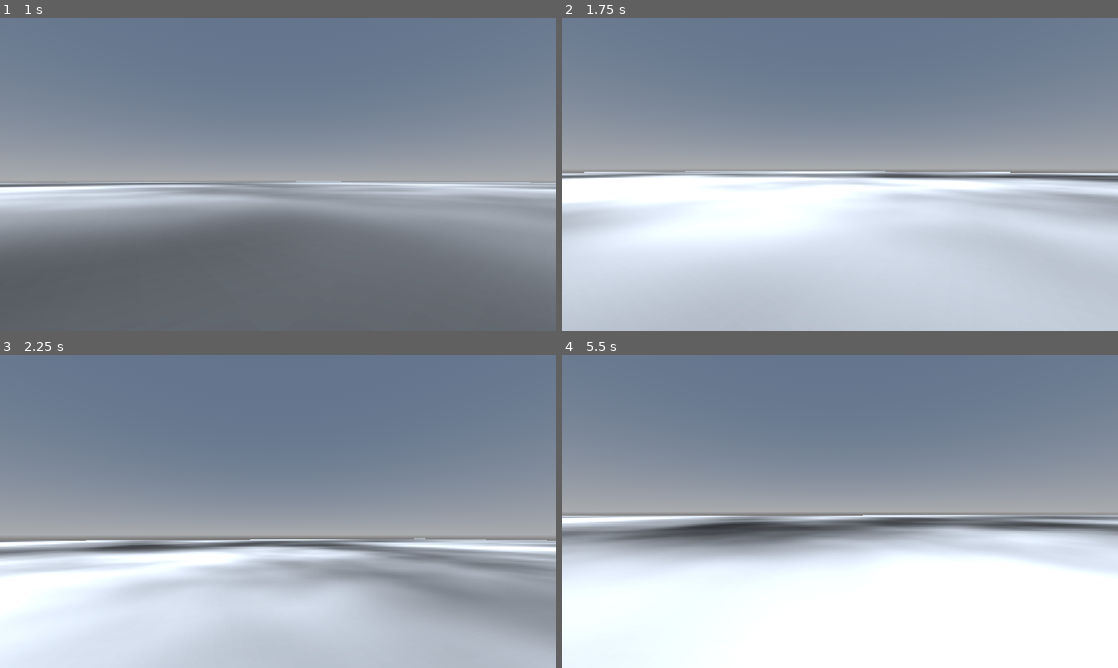
Above: before the commit, frames 1-4 (two rows, left to right).
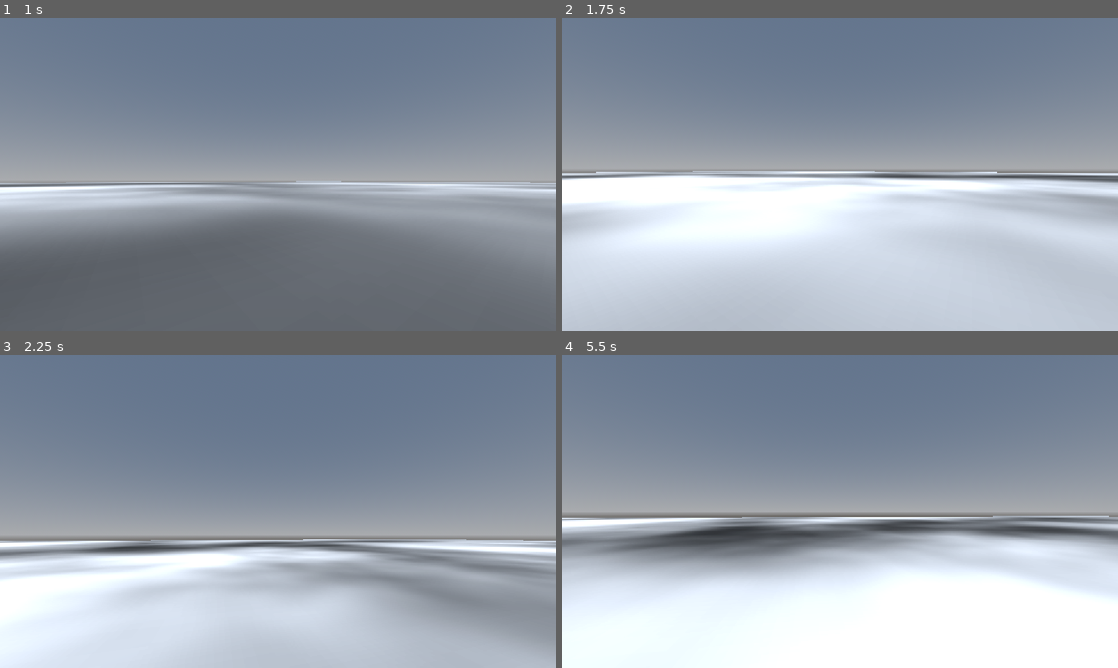
Above: after the commit, the same moments.

Repository: JoshuahMi/BasicRpgGodot
Game: Godot game, scene res://Elements/Levels/BasicRpgLevelTest.tscn
Two runs of this game, one before a commit and one after it. Both use one fixed random seed, a clock stepped at 60 frames per second and the inputs below.
Inputs (mouse positions are in pixels of both pictures, inside the frame that each line leads up to):
- Up to frame 1 (1 s): move the mouse to (305, 174) at 0.52 s; hold W (MoveForward) from 0.53 s (still down); hold Shift (Sprint) from 0.53 s (still down); tap Space (Jump) at 0.77 s
- Up to frame 2 (1.75 s): keep holding W (MoveForward); tap Enter at 1.25 s; move the mouse to (812, 174) at 1.27 s; release Shift (Sprint) at 1.28 s; tap C (Test) at 1.35 s; tap Space (Jump) at 1.52 s
- Up to frame 3 (2.25 s): keep holding W (MoveForward); move the mouse to (289, 505) at 2.02 s; hold Shift (Sprint) from 2.03 s (still down)
- Up to frame 4 (5.5 s): keep holding W (MoveForward); move the mouse to (834, 517) at 2.77 s; release Shift (Sprint) at 2.78 s; tap C (Test) at 2.85, 4.35 s; tap Space (Jump) at 3.02, 3.77, 4.52 s; move the mouse to (878, 514) at 3.52 s; hold Shift (Sprint) 3.53-4.28 s; move the mouse to (795, 508) at 4.27 s; move the mouse to (845, 511) at 5.02 s; hold Shift (Sprint) from 5.03 s (still down)

Frame 1 is identical in both runs. In frame 2, less than 0.1% of the frame differs, in the area x 3-81%, y 48-52%; in frame 3, 1.9%; in frame 4, 17%, in the area x 0-100%, y 51-79%.

Commit message:
REWORK MOVEMENT COMPONENT - Did stuff
Wall jump/run still doesn't work. Well.

Diff:
--- a/Elements/General/Components/BasicRpgMovementComponentNew.gd
+++ b/Elements/General/Components/BasicRpgMovementComponentNew.gd
@@ -92,13 +92,15 @@
 	set(new_value):
 		has_just_left_ground = new_value
 		if new_value == true:
-			print("From Movement Component: Has just left the ground!")
+			movement_place_state = BasicRpgGeneral.MovementPlaceState.AIR
+			#print("From Movement Component: Has just left the ground!")
 
 var has_just_landed := false:
 	set(new_value):
 		has_just_landed = new_value
 		if new_value == true:
-			print("From Movement Component: Has just landed!")
+			movement_place_state = BasicRpgGeneral.MovementPlaceState.GROUND
+			#print("From Movement Component: Has just landed!")
 
 var is_body_on_floor: bool = false:
 	set(new_value):
@@ -114,6 +116,42 @@
 			has_just_left_ground = false
 
 
+var has_just_touched_wall: bool = false:
+	set(new_value):
+		has_just_touched_wall = new_value
+		if new_value == true:
+			movement_place_state = BasicRpgGeneral.MovementPlaceState.WALL
+			print("From Movement Component: Has just touched a wall!")
+
+var has_just_left_wall: bool = false:
+	set(new_value):
+		has_just_left_wall = new_value
+		if new_value == true:
+			print("From Movement Component: Has just left a wall!")
+			if is_body_on_floor == false:
+				movement_place_state = BasicRpgGeneral.MovementPlaceState.AIR
+			else:
+				movement_place_state = BasicRpgGeneral.MovementPlaceState.GROUND
+
+var is_body_on_wall: bool = false:
+	set(new_value):
+		if new_value != is_body_on_wall:
+			if new_value == true:
+				has_just_touched_wall = true
+			else:
+				has_just_left_wall = true
+			is_body_on_wall = new_value
+		else:
+			is_body_on_wall = new_value
+			has_just_touched_wall = false
+			has_just_left_wall = false
+
+
+var wall_normal: Vector3 = Vector3.RIGHT
+
+
+
+
 #endregion VARIABLES
 
 #region PARAMETER
@@ -148,8 +186,28 @@
 	apply_gravity(delta)
 
 	is_body_on_floor = body.is_on_floor()
-
-	body.move_and_slide()
+	is_body_on_wall = body.is_on_wall_only()
+
+	match movement_place_state:
+		BasicRpgGeneral.MovementPlaceState.GROUND:
+			body.move_and_slide()
+		BasicRpgGeneral.MovementPlaceState.AIR:
+			body.move_and_slide()
+		BasicRpgGeneral.MovementPlaceState.WALL:
+			#body.apply_floor_snap()
+			body.floor_block_on_wall = true
+			body.floor_snap_length
+			body.floor_stop_on_slope
+			var collision: KinematicCollision3D = body.get_last_slide_collision()
+			wall_normal = collision.get_normal()
+			# print(wall_normal)
+			body.move_and_slide()
+
+
+		BasicRpgGeneral.MovementPlaceState.SWIMMING:
+			body.move_and_slide()
+		BasicRpgGeneral.MovementPlaceState.UNDERWATER:
+			body.move_and_slide()
 
 	move(delta)
 
@@ -172,7 +230,53 @@
 	perform_look(look_up, look_right)
 
 func move(delta: float):
-	perform_move(delta)
+
+	match movement_place_state:
+		BasicRpgGeneral.MovementPlaceState.GROUND:
+
+			var direction_local: Vector3 = Vector3(movement_direction.x, 0.0, movement_direction.y)
+			perform_move(direction_local, delta)
+
+			pass
+		BasicRpgGeneral.MovementPlaceState.AIR:
+
+			var direction_local: Vector3 = Vector3(movement_direction.x, 0.0, movement_direction.y)
+			perform_move(direction_local, delta)
+
+			pass
+		BasicRpgGeneral.MovementPlaceState.WALL:
+
+			var stick_direction = Vector3(wall_normal.x, 0.0, wall_normal.z)
+			var direction_local: Vector3 = Vector3(movement_direction.x, 0.0, movement_direction.y)
+
+			var movement_speed_local = movement_speed
+
+			# first determine the rotation of the movement vector
+			# it shall point towards the direction the camera is facing
+			var y_rotation = camera.rotation.y
+			direction_local = direction_local.rotated(Vector3.UP, y_rotation)
+
+			if absf( direction_local.dot(stick_direction)) < 0.001:
+
+				return
+
+
+
+
+			direction_local = (Vector3(movement_direction.x, 0.0, movement_direction.y) - stick_direction).normalized()
+
+			body.velocity.x = move_toward(body.velocity.x, direction_local.x * movement_speed_local, MOVEMENT_ACCELERATION * delta)
+			body.velocity.z = move_toward(body.velocity.z, direction_local.z * movement_speed_local, MOVEMENT_ACCELERATION * delta)
+
+			body.velocity.y = 0.0
+			pass
+		BasicRpgGeneral.MovementPlaceState.SWIMMING:
+			pass
+		BasicRpgGeneral.MovementPlaceState.UNDERWATER:
+			pass
+
+
+
 	pass
 
 func jump():
@@ -198,7 +302,7 @@
 	camera.rotation.x  = clampf(camera.rotation.x, -1.5, 1.5)
 	camera.rotation.y += (look_right * -1.0 * mouse_sensitivity * 0.01)
 
-func perform_move(delta: float):
+func perform_move(in_movement_direction: Vector3, delta: float):
 
 	var movement_speed_local = movement_speed
 
@@ -206,12 +310,13 @@
 	# it shall point towards the direction the camera is facing
 	var y_rotation = camera.rotation.y
 
-	var direction_local: Vector3 = Vector3(movement_direction.x, 0.0, movement_direction.y)
-
-	direction_local = direction_local.rotated(Vector3.UP, y_rotation)
+
+
+
+	var direction_local = in_movement_direction.rotated(Vector3.UP, y_rotation)
 
 	# make velocity local, to interpolate it afterwards to implement the movement strength in the air
-	var velocity_local = body.velocity
+	# var velocity_local = body.velocity
 
 	# here it can just use "move toward" directily on the velocity
 	body.velocity.x = move_toward(body.velocity.x, direction_local.x * movement_speed_local, MOVEMENT_ACCELERATION * delta)
@@ -270,11 +375,6 @@
 			pass
 
 
-
-
-
-	pass
-
 func determine_initial_state():
 
 	if body.is_on_floor():
--- a/Elements/Levels/BasicRpgLevelTest.tscn
+++ b/Elements/Levels/BasicRpgLevelTest.tscn
@@ -1,5 +1,6 @@
 [gd_scene format=3 uid="uid://ccvfjinxrgeti"]
 
+[ext_resource type="Shader" uid="uid://btm1nn8w3cpf4" path="res://Elements/Whitebox/BasicRpgWhiteBox.gdshader" id="1_14wte"]
 [ext_resource type="PackedScene" uid="uid://brn1wmqqcx5ig" path="res://Elements/Player/BasicRpgPlayer.tscn" id="1_f7kc2"]
 
 [sub_resource type="ProceduralSkyMaterial" id="ProceduralSkyMaterial_esifo"]
@@ -22,6 +23,70 @@
 [sub_resource type="StandardMaterial3D" id="StandardMaterial3D_reusg"]
 albedo_texture = SubResource("NoiseTexture2D_bbcle")
 
+[sub_resource type="ShaderMaterial" id="ShaderMaterial_14wte"]
+render_priority = 0
+shader = ExtResource("1_14wte")
+
+[sub_resource type="ShaderMaterial" id="ShaderMaterial_pmdjt"]
+render_priority = 0
+shader = ExtResource("1_14wte")
+
+[sub_resource type="ShaderMaterial" id="ShaderMaterial_5xk2h"]
+render_priority = 0
+shader = ExtResource("1_14wte")
+
+[sub_resource type="ShaderMaterial" id="ShaderMaterial_vabrg"]
+render_priority = 0
+shader = ExtResource("1_14wte")
+
+[sub_resource type="ShaderMaterial" id="ShaderMaterial_ltetc"]
+render_priority = 0
+shader = ExtResource("1_14wte")
+
+[sub_resource type="ShaderMaterial" id="ShaderMaterial_836ns"]
+render_priority = 0
+shader = ExtResource("1_14wte")
+
+[sub_resource type="ShaderMaterial" id="ShaderMaterial_qhjym"]
+render_priority = 0
+shader = ExtResource("1_14wte")
+
+[sub_resource type="ShaderMaterial" id="ShaderMaterial_bnbsa"]
+render_priority = 0
+shader = ExtResource("1_14wte")
+
+[sub_resource type="ShaderMaterial" id="ShaderMaterial_5j320"]
+render_priority = 0
+shader = ExtResource("1_14wte")
+
+[sub_resource type="ShaderMaterial" id="ShaderMaterial_rctq4"]
+render_priority = 0
+shader = ExtResource("1_14wte")
+
+[sub_resource type="ShaderMaterial" id="ShaderMaterial_qiuua"]
+render_priority = 0
+shader = ExtResource("1_14wte")
+
+[sub_resource type="ShaderMaterial" id="ShaderMaterial_eoml5"]
+render_priority = 0
+shader = ExtResource("1_14wte")
+
+[sub_resource type="ShaderMaterial" id="ShaderMaterial_re5oh"]
+render_priority = 0
+shader = ExtResource("1_14wte")
+
+[sub_resource type="ShaderMaterial" id="ShaderMaterial_m6ece"]
+render_priority = 0
+shader = ExtResource("1_14wte")
+
+[sub_resource type="ShaderMaterial" id="ShaderMaterial_77u87"]
+render_priority = 0
+shader = ExtResource("1_14wte")
+
+[sub_resource type="ShaderMaterial" id="ShaderMaterial_7s01x"]
+render_priority = 0
+shader = ExtResource("1_14wte")
+
 [node name="BasicRpgLevelTest" type="Node3D" unique_id=1171436233]
 
 [node name="DirectionalLight3D" type="DirectionalLight3D" parent="." unique_id=775899735]
@@ -41,81 +106,97 @@
 transform = Transform3D(1, 0, 0, 0, 1, 0, 0, 0, 1, 0.30249786, 15.572559, 0)
 use_collision = true
 size = Vector3(7.513672, 44.353516, 8.784912)
+material = SubResource("ShaderMaterial_14wte")
 
 [node name="CSGBox3D3" type="CSGBox3D" parent="." unique_id=198399025]
 transform = Transform3D(1, 0, 0, 0, 1, 0, 0, 0, 1, -13.633775, 15.572559, 0)
 use_collision = true
 size = Vector3(7.513672, 44.353516, 8.784912)
+material = SubResource("ShaderMaterial_pmdjt")
 
 [node name="CSGBox3D4" type="CSGBox3D" parent="." unique_id=1304928422]
 transform = Transform3D(1, 0, 0, 0, 1, 0, 0, 0, 1, 33.18245, 15.572559, 0)
 use_collision = true
 size = Vector3(7.513672, 44.353516, 8.784912)
+material = SubResource("ShaderMaterial_5xk2h")
 
 [node name="CSGBox3D5" type="CSGBox3D" parent="." unique_id=1440119656]
 transform = Transform3D(1, 0, 0, 0, 1, 0, 0, 0, 1, 16.994175, 15.572559, 0)
 use_collision = true
 size = Vector3(7.513672, 44.353516, 8.784912)
+material = SubResource("ShaderMaterial_vabrg")
 
 [node name="CSGBox3D6" type="CSGBox3D" parent="." unique_id=275931700]
 transform = Transform3D(1, 0, 0, 0, 1, 0, 0, 0, 1, 0.30249786, 15.572559, 17.640694)
 use_collision = true
 size = Vector3(7.513672, 44.353516, 8.784912)
+material = SubResource("ShaderMaterial_ltetc")
 
 [node name="CSGBox3D7" type="CSGBox3D" parent="." unique_id=1055309366]
 transform = Transform3D(1, 0, 0, 0, 1, 0, 0, 0, 1, -13.633775, 15.572559, 17.640694)
 use_collision = true
 size = Vector3(7.513672, 44.353516, 8.784912)
+material = SubResource("ShaderMaterial_836ns")
 
 [node name="CSGBox3D8" type="CSGBox3D" parent="." unique_id=1319033804]
 transform = Transform3D(1, 0, 0, 0, 1, 0, 0, 0, 1, 33.18245, 15.572559, 17.640694)
 use_collision = true
 size = Vector3(7.513672, 44.353516, 8.784912)
+material = SubResource("ShaderMaterial_qhjym")
 
 [node name="CSGBox3D9" type="CSGBox3D" parent="." unique_id=1522648209]
 transform = Transform3D(1, 0, 0, 0, 1, 0, 0, 0, 1, 16.994175, 15.572559, 17.640694)
 use_collision = true
 size = Vector3(7.513672, 44.353516, 8.784912)
+material = SubResource("ShaderMaterial_bnbsa")
 
 [node name="CSGBox3D10" type="CSGBox3D" parent="." unique_id=1438008083]
 transform = Transform3D(1, 0, 0, 0, 1, 0, 0, 0, 1, 0.30249786, 15.572559, 36.550026)
 use_collision = true
 size = Vector3(7.513672, 44.353516, 8.784912)
+material = SubResource("ShaderMaterial_5j320")
 
 [node name="CSGBox3D11" type="CSGBox3D" parent="." unique_id=798356272]
 transform = Transform3D(1, 0, 0, 0, 1, 0, 0, 0, 1, -13.633775, 15.572559, 36.550026)
 use_collision = true
 size = Vector3(7.513672, 44.353516, 8.784912)
+material = SubResource("ShaderMaterial_rctq4")
 
 [node name="CSGBox3D12" type="CSGBox3D" parent="." unique_id=140845639]
 transform = Transform3D(1, 0, 0, 0, 1, 0, 0, 0, 1, 33.18245, 15.572559, 36.550026)
 use_collision = true
 size = Vector3(7.513672, 44.353516, 8.784912)
+material = SubResource("ShaderMaterial_qiuua")
 
 [node name="CSGBox3D13" type="CSGBox3D" parent="." unique_id=127705786]
 transform = Transform3D(1, 0, 0, 0, 1, 0, 0, 0, 1, 16.994175, 15.572559, 36.550026)
 use_collision = true
 size = Vector3(7.513672, 44.353516, 8.784912)
+material = SubResource("ShaderMaterial_eoml5")
 
 [node name="CSGBox3D14" type="CSGBox3D" parent="." unique_id=1251887541]
 transform = Transform3D(1, 0, 0, 0, 1, 0, 0, 0, 1, 0.30249786, 15.572559, 55.7845)
 use_collision = true
 size = Vector3(7.513672, 44.353516, 8.784912)
+material = SubResource("ShaderMaterial_re5oh")
 
 [node name="CSGBox3D15" type="CSGBox3D" parent="." unique_id=503052948]
 transform = Transform3D(1, 0, 0, 0, 1, 0, 0, 0, 1, -13.633775, 15.572559, 55.7845)
 use_collision = true
 size = Vector3(7.513672, 44.353516, 8.784912)
+material = SubResource("ShaderMaterial_m6ece")
 
 [node name="CSGBox3D16" type="CSGBox3D" parent="." unique_id=1697500176]
 transform = Transform3D(1, 0, 0, 0, 1, 0, 0, 0, 1, 33.18245, 15.572559, 55.7845)
 use_collision = true
 size = Vector3(7.513672, 44.353516, 8.784912)
+material = SubResource("ShaderMaterial_77u87")
 
 [node name="CSGBox3D17" type="CSGBox3D" parent="." unique_id=466424648]
 transform = Transform3D(1, 0, 0, 0, 1, 0, 0, 0, 1, 16.994175, 15.572559, 55.7845)
 use_collision = true
 size = Vector3(7.513672, 44.353516, 8.784912)
+material = SubResource("ShaderMaterial_7s01x")
 
 [node name="BasicRpgPlayer" parent="." unique_id=975280074 instance=ExtResource("1_f7kc2")]
 transform = Transform3D(1, 0, 0, 0, 1, 0, 0, 0, 1, 2.961998, 4.4997425, -18.684078)
--- /dev/null
+++ b/Elements/Whitebox/BasicRpgWhiteBox.gdshader
@@ -0,0 +1,27 @@
+shader_type spatial;
+
+void vertex() {
+	// Called for every vertex the material is visible on.
+}
+
+void fragment() {
+	// Called for every pixel the material is visible on.
+
+	vec2 local_uv = UV;
+
+	local_uv *= 100.0;
+
+	local_uv = fract(local_uv);
+
+	local_uv = vec2((local_uv.x + local_uv.y) * 0.5) ;
+
+	vec3 final_color = vec3((local_uv.x + local_uv.y + 1.0) * 0.333);
+
+	ALBEDO = final_color;
+
+}
+
+//void light() {
+//	// Called for every pixel for every light affecting the material.
+//	// Uncomment to replace the default light processing function with this one.
+//}
Not shown, added: Elements/Whitebox/BasicRpgWhiteBox.gdshader.uid
